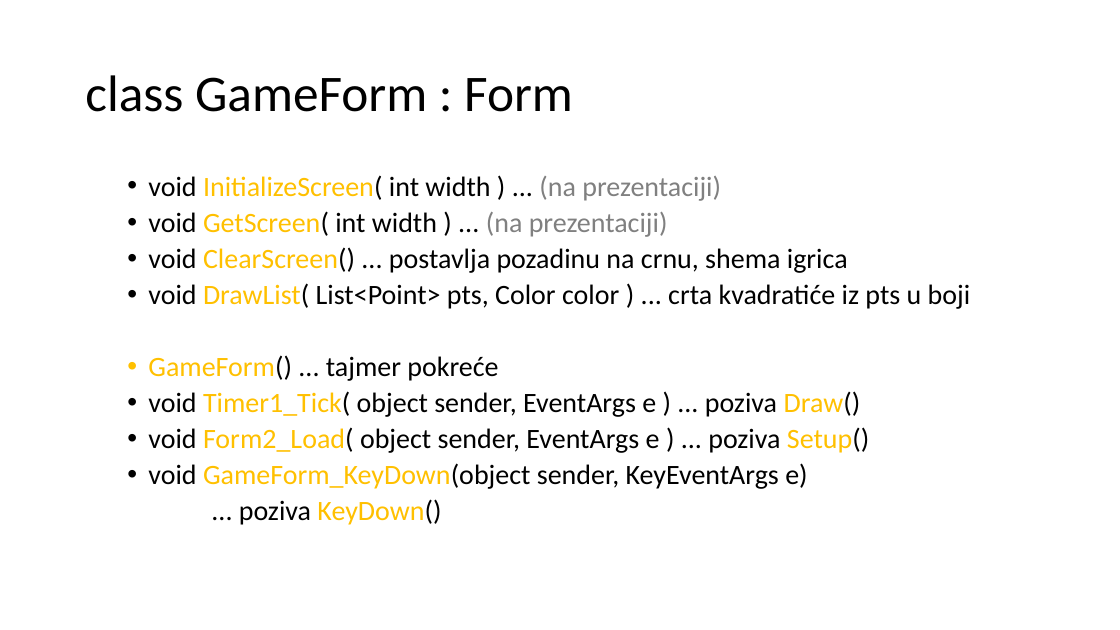
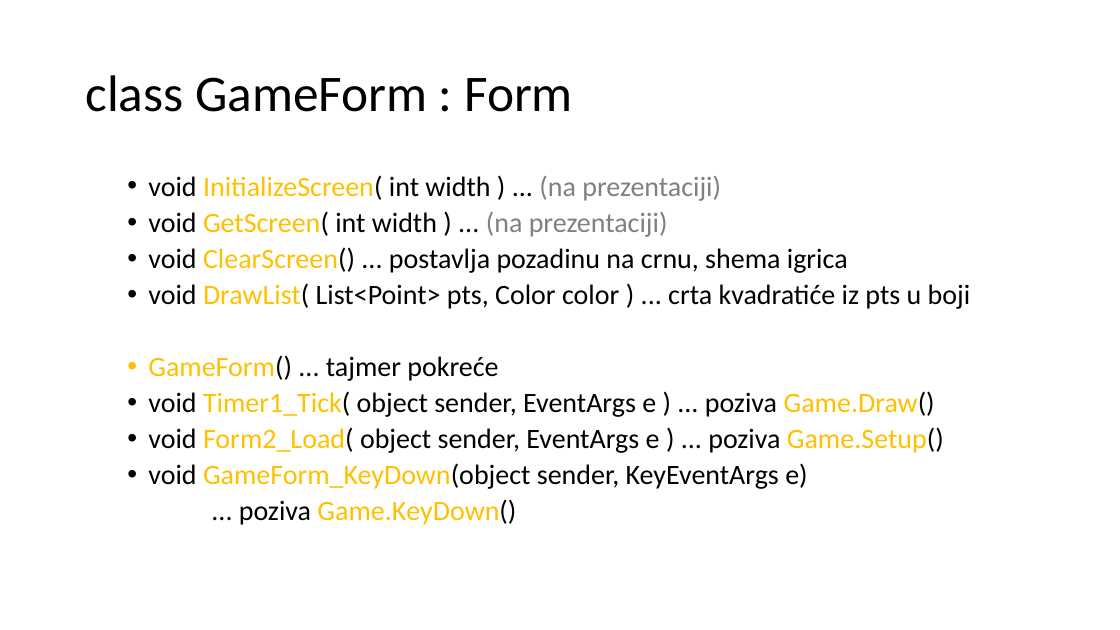
Before and after one commit to mihapetr/Zmija, a slide deck: slide 9 of docs/Zmijica.pptx (slide 8 before the commit). Drawn at 1120x630 pixels with LibreOffice and Linux fonts; fonts in the diff are those of the drawing. Boxes give left, top, right and bottom in pixels: in the first picture for what was removed or moved away, otherwise in the second. Text is boxed around its words. In the diff, an @@ line names an element or a change of style, - is before the commit and + after.

```diff
--- a/docs/Zmijica.pptx
+++ b/docs/Zmijica.pptx
@@ text at (148, 391, 944, 453): text changed @@
-  • void Timer1_Tick( object sender, EventArgs e ) ... poziva Draw()
-  • void Form2_Load( object sender, EventArgs e ) ... poziva Setup()
+  • void Timer1_Tick( object sender, EventArgs e ) ... poziva Game.Draw()
+  • void Form2_Load( object sender, EventArgs e ) ... poziva Game.Setup()
@@ text at (239, 499, 516, 525): text changed; text colour #000000 to #FFC000 @@
-  ... poziva KeyDown()
+  ... poziva Game.KeyDown()
```
Also in this commit, not shown: 5 other slides changed, 7 slides added, 2 slides removed, 1 other file.
